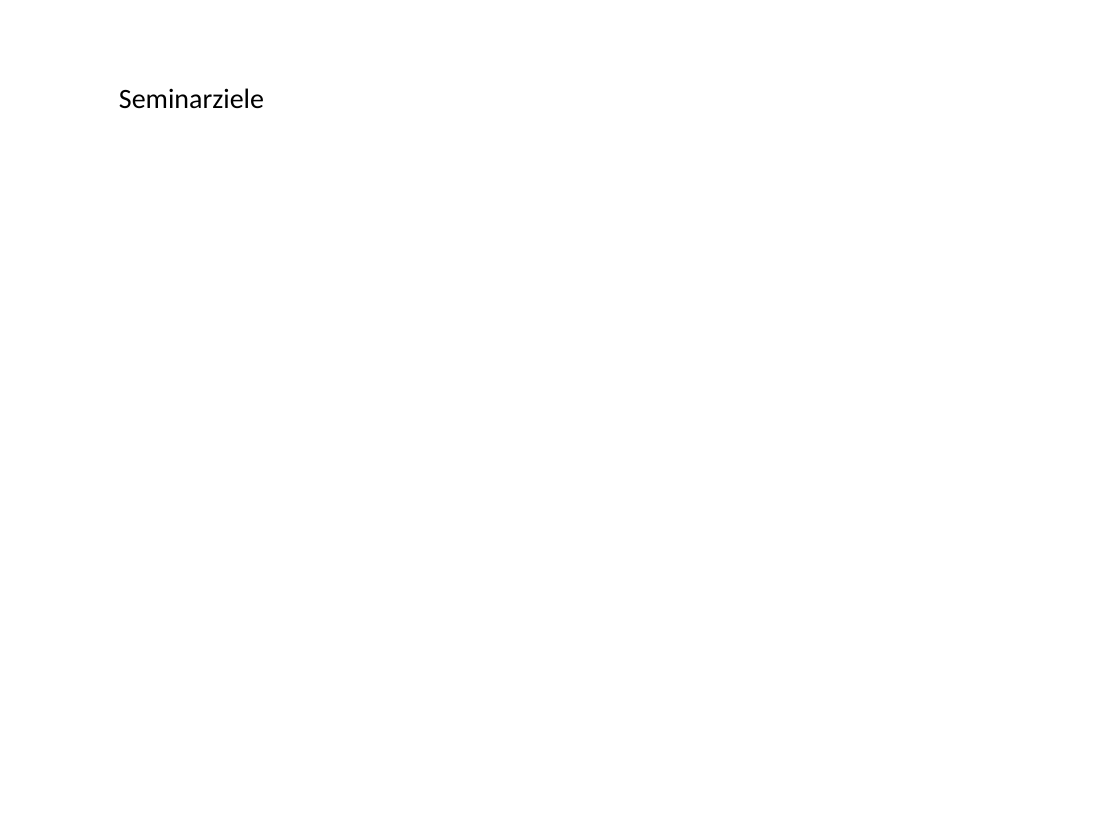
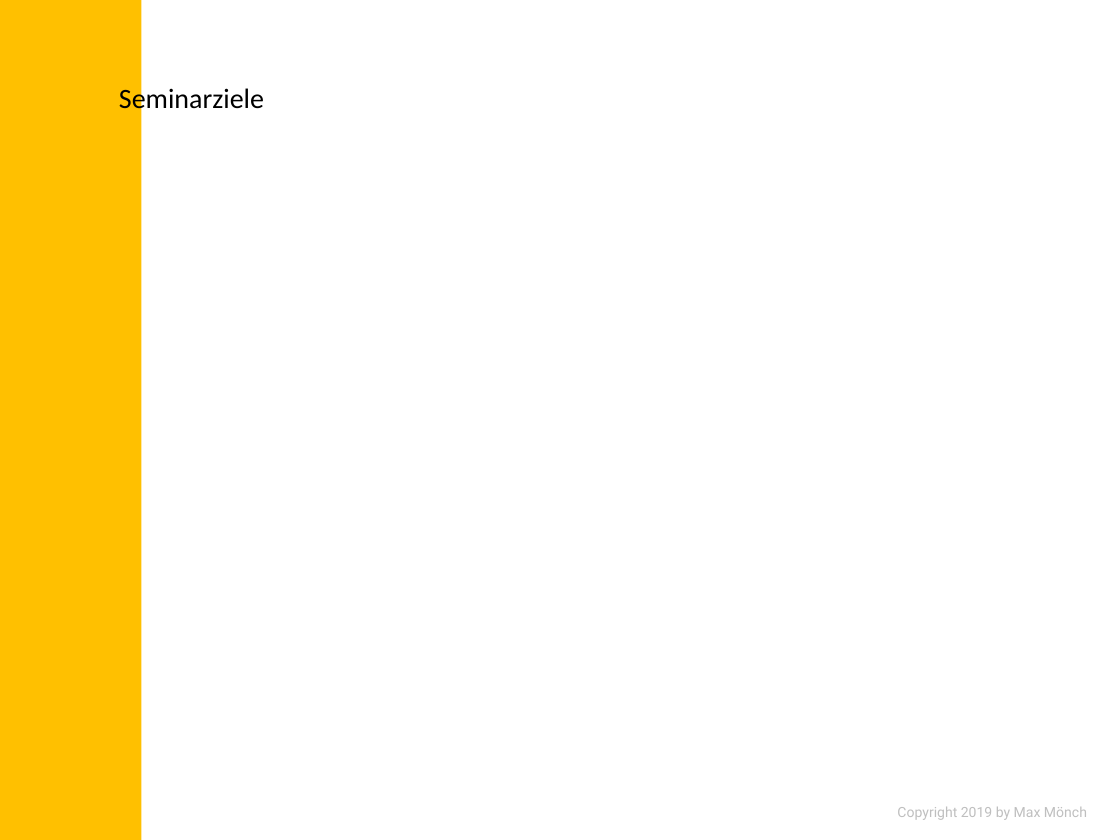
Before and after one commit to MonksterFX/pandas-basic, a slide deck: slide 3 of praesentation/pandas-basic.pptx. Drawn at 1120x840 pixels with LibreOffice and Linux fonts; fonts in the diff are those of the drawing; background and template pictures are left out. Boxes give left, top, right and bottom in pixels: in the first picture for what was removed or moved away, otherwise in the second. Text is boxed around its words. In the diff, an @@ line names an element or a change of style, - is before the commit and + after.

```diff
--- a/praesentation/pandas-basic.pptx
+++ b/praesentation/pandas-basic.pptx
@@ rectangle added at [0,0,141,840], fill #FFC000 @@
@@ text added at [897,807,1087,820], 9 pt, text #BFBFBF @@
+Copyright 2019 by Max Mönch
```
Also in this commit, not shown: 5 other slides changed, 4 slides added, 3 slides removed, 8 other files.
